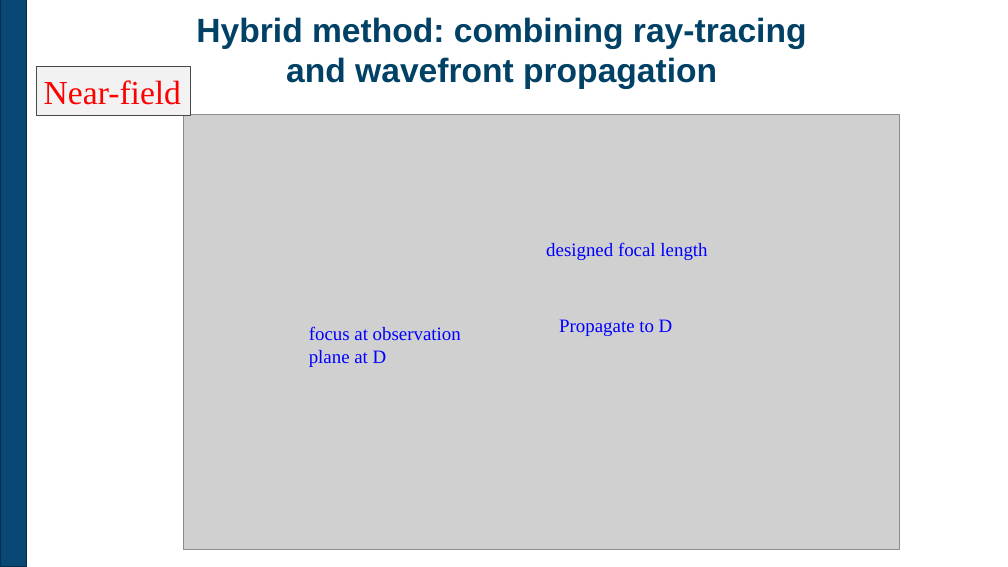
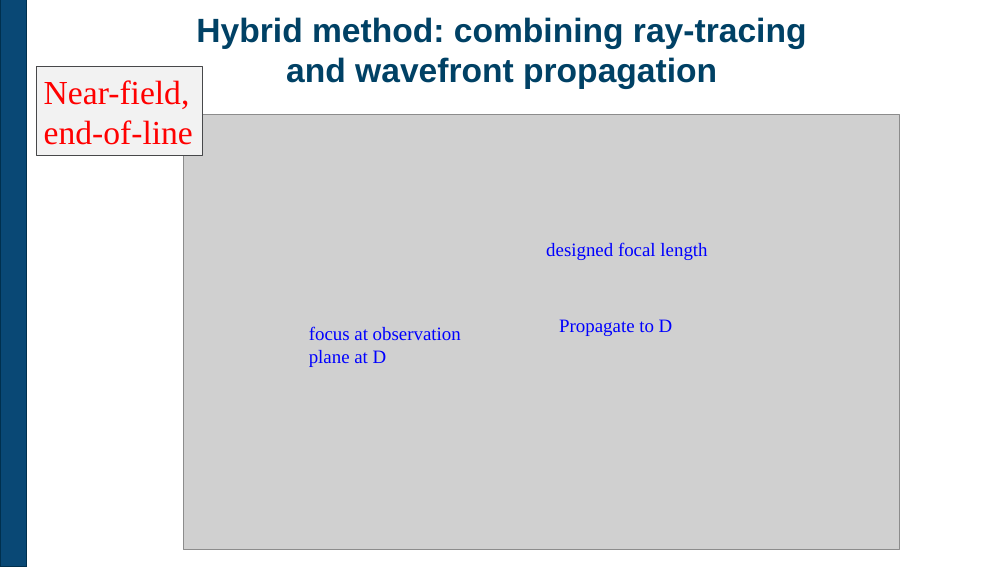
Before and after one commit to barc4/oasys_school_desy, a slide deck: slide 3 of xshi/Introduction_to_Hybrid.pptx. Drawn at 1008x567 pixels with LibreOffice and Linux fonts; fonts in the diff are those of the drawing; grey boxes stand for pictures; background and template pictures are left out. Boxes give left, top, right and bottom in pixels: in the first picture for what was removed or moved away, otherwise in the second. Text is boxed around its words. In the diff, an @@ line names an element or a change of style, - is before the commit and + after.

Commit message:
hybrid slide update

```diff
--- a/xshi/Introduction_to_Hybrid.pptx
+++ b/xshi/Introduction_to_Hybrid.pptx
@@ rectangle "Near-field,": place and size @@
-rectangle "Near-field," at (36, 67, 191, 115)
+rectangle "Near-field," at (36, 67, 203, 156)
@@ text in rectangle at (44, 80, 193, 145): text changed @@
-Near-field
+Near-field,
+end-of-line
```
Also in this commit, not shown: 1 other slide changed.
